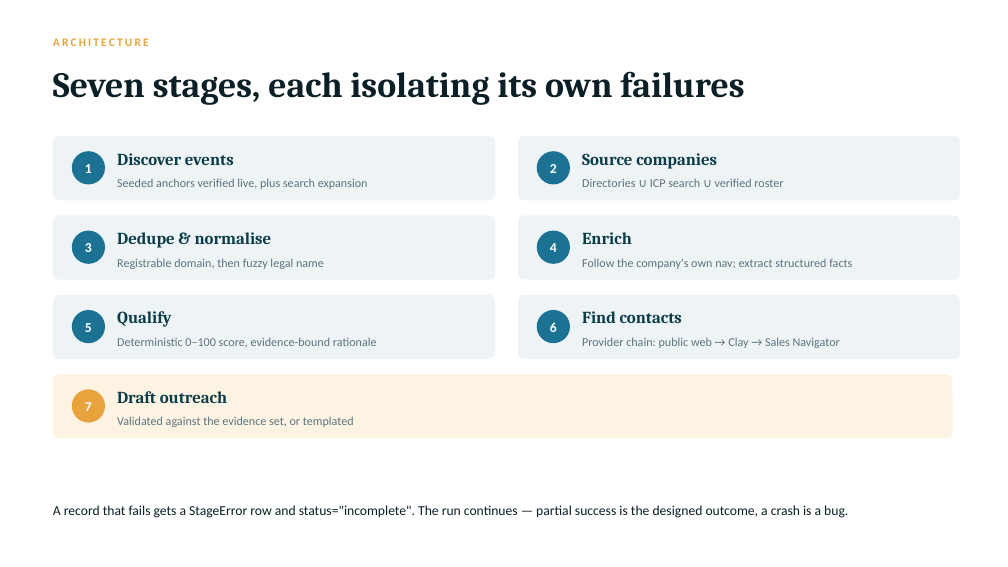
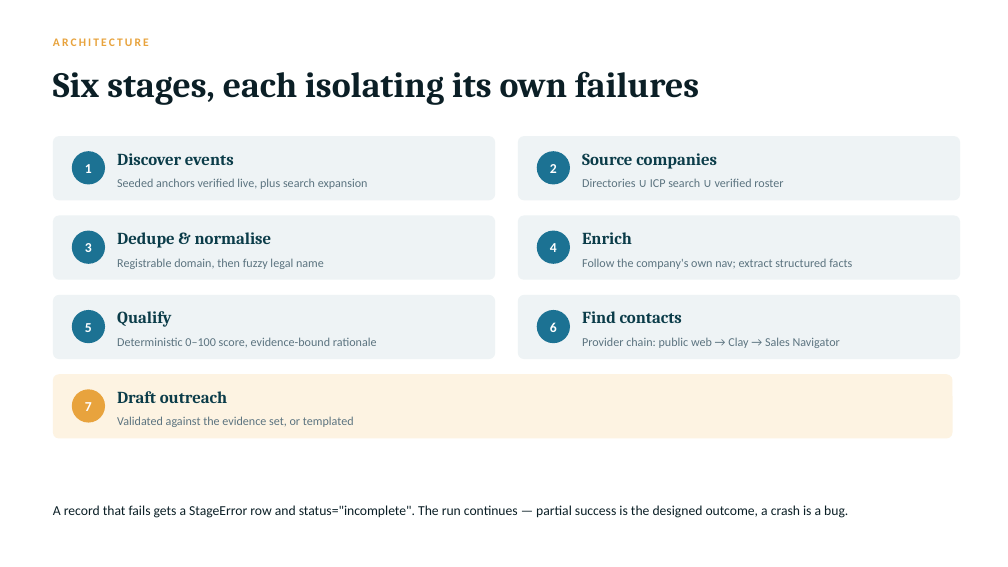
Before and after one commit to mohsin-khawaja/instalily-case-study, a slide deck: slide 3 of docs/Tedlar-Lead-Agent.pptx. Drawn at 1008x567 pixels with LibreOffice and Linux fonts; fonts in the diff are those of the drawing. Boxes give left, top, right and bottom in pixels: in the first picture for what was removed or moved away, otherwise in the second. Text is boxed around its words. In the diff, an @@ line names an element or a change of style, - is before the commit and + after.

```diff
--- a/docs/Tedlar-Lead-Agent.pptx
+++ b/docs/Tedlar-Lead-Agent.pptx
@@ text at [53,71,699,105]: text changed @@
-Seven stages, each isolating its own failures
+Six stages, each isolating its own failures
```
Also in this commit, not shown: 1 other slide changed, 7 other files.
